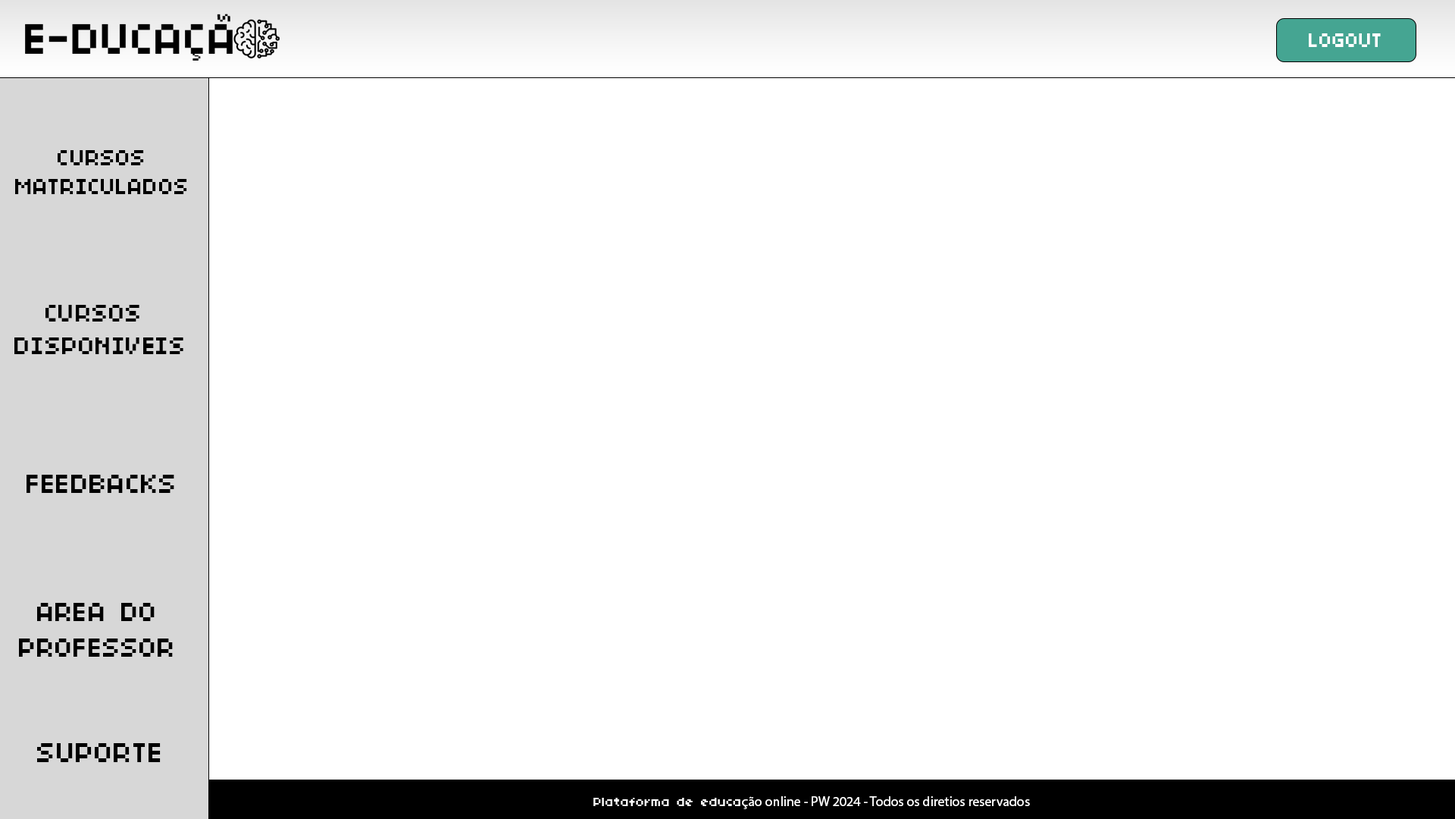
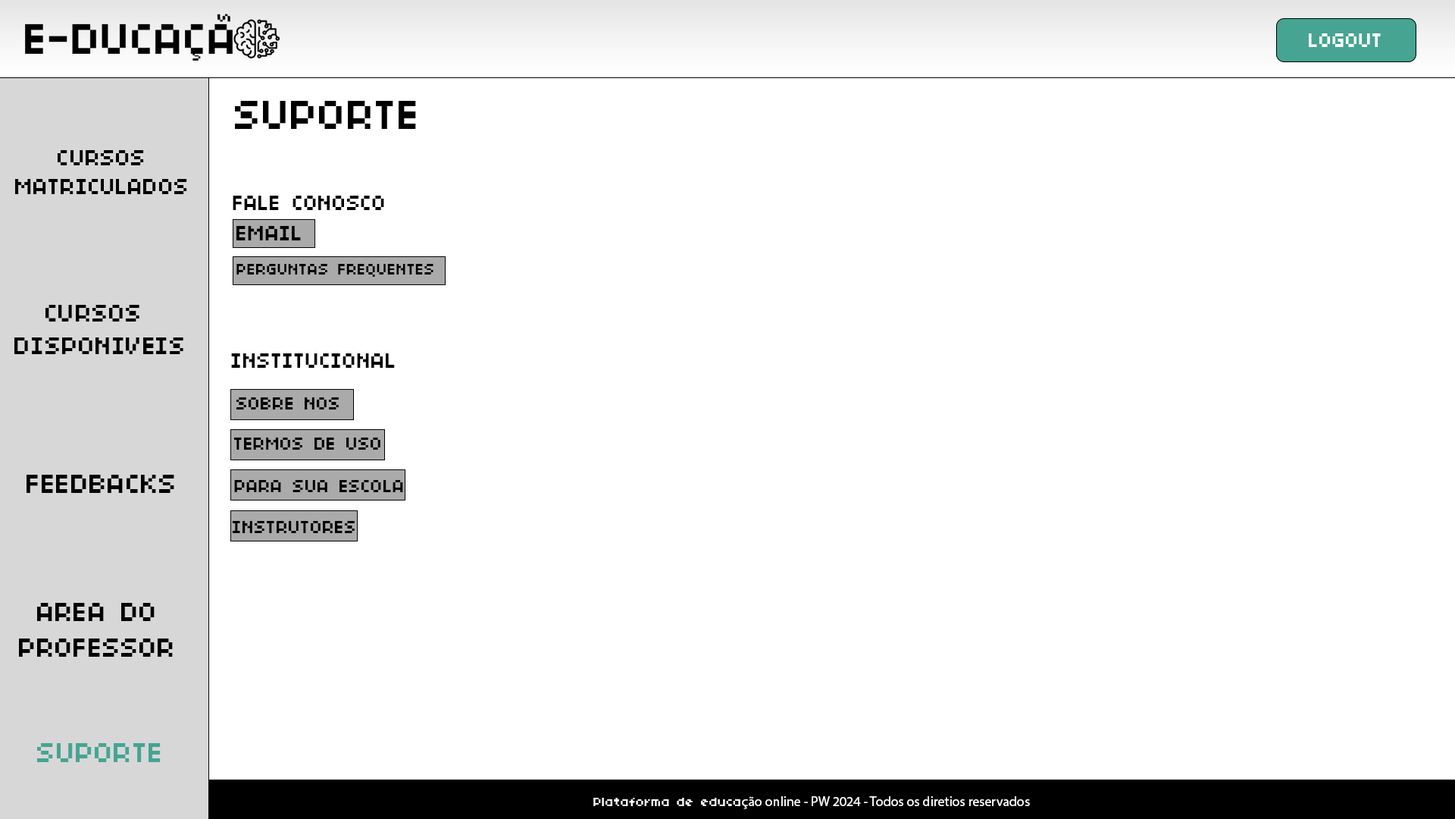
Layers edited between the first and the second (1455, 819) image:
added layer "SUPORTE" (2nd of 2, in "Prancheta 1" › "NAVEGACAO") in group "NAVEGACAO" over [234, 100, 417, 129]
added layer "PERGUNTAS FREQUENTES" in group "NAVEGACAO" over [236, 263, 434, 277]
added layer "EMAIL" in group "NAVEGACAO" over [236, 225, 301, 241]
added layer "Retângulo 1 copiar" in group "NAVEGACAO" over [232, 256, 446, 286]
added layer "Retângulo 1" in group "NAVEGACAO" over [232, 219, 316, 248]
added layer "TERMOS DE USO" in group "NAVEGACAO" over [234, 437, 381, 450]
added layer "INSTRUTORES" in group "NAVEGACAO" over [232, 520, 355, 533]
added layer "Retângulo 2" (1st of 4, in "Prancheta 1" › "NAVEGACAO") in group "NAVEGACAO" over [230, 510, 358, 542]
added layer "Retângulo 2" (2nd of 4, in "Prancheta 1" › "NAVEGACAO") in group "NAVEGACAO" over [230, 429, 386, 461]
added layer "PARA SUA ESCOLA" in group "NAVEGACAO" over [234, 479, 404, 492]
added layer "Retângulo 2" (3rd of 4, in "Prancheta 1" › "NAVEGACAO") in group "NAVEGACAO" over [230, 469, 406, 501]
added layer "SOBRE NOS" in group "NAVEGACAO" over [236, 397, 339, 410]
added layer "Retângulo 2" (4th of 4, in "Prancheta 1" › "NAVEGACAO") in group "NAVEGACAO" over [230, 388, 354, 420]
added layer "INSTITUCIONAL" in group "NAVEGACAO" over [231, 353, 395, 368]
added layer "FALE CONOSCO" in group "NAVEGACAO" over [232, 195, 385, 210]
